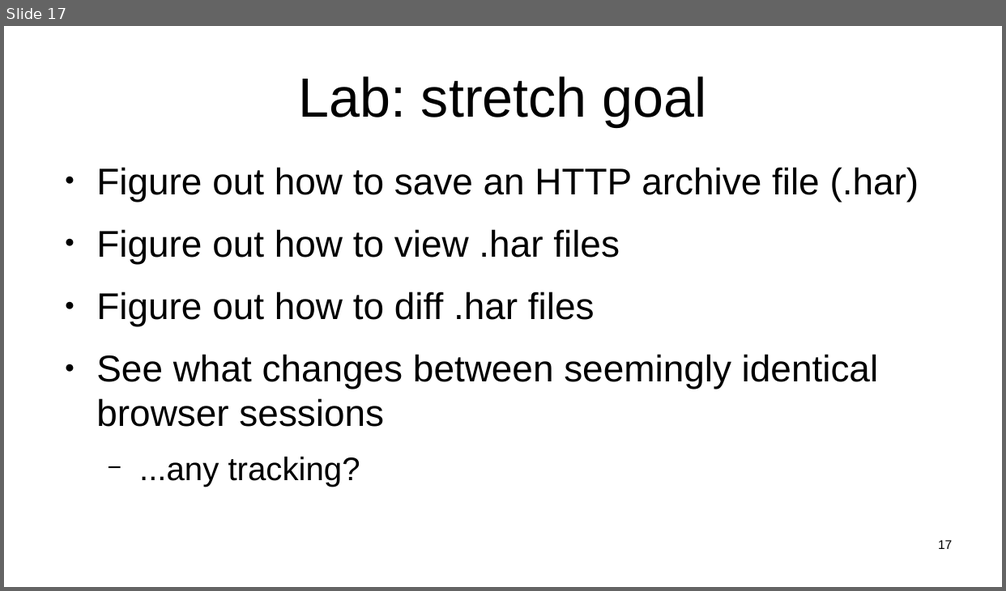
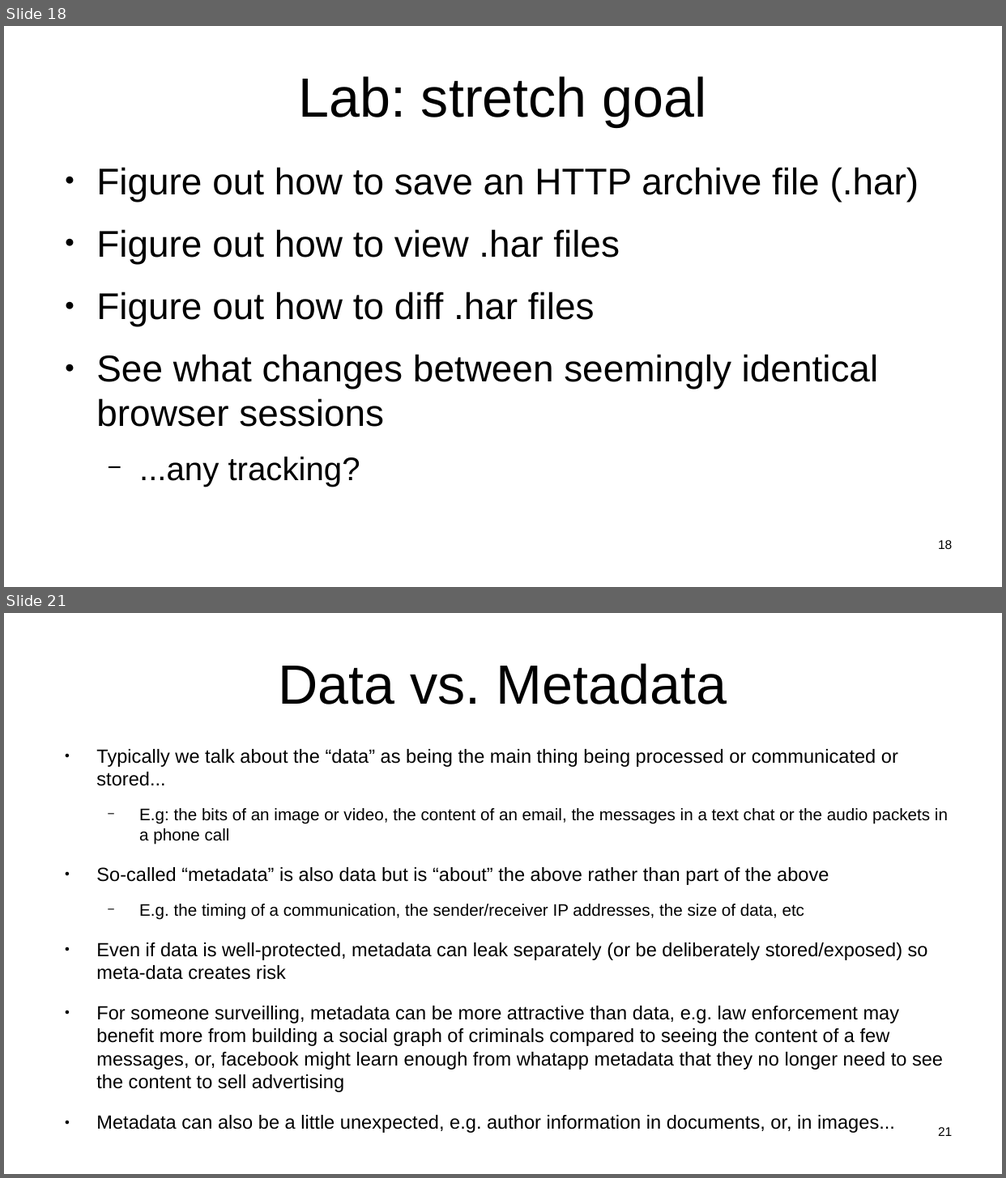
Before and after one commit to sftcd/witidtm, a slide deck: lectures/2021-2022/labs.odp. Shown one above the other, each under a label of ours: slide 17 before the commit, slides 18 and 21 after it; the slides between them are not shown. The pictures are 1006x591 and 1006x1178 pixels, drawn with LibreOffice and Linux fonts; fonts in the diff are those of the drawing. Boxes give left, top, right and bottom in pixels: in the first picture for what was removed or moved away, otherwise in the second. Text is boxed around its words. In the diff, an @@ line names an element or a change of style, - is before the commit and + after.

```diff
--- a/lectures/2021-2022/labs.odp
+++ b/lectures/2021-2022/labs.odp
@@ slide 21 added at (4, 613, 1002, 1174), background #FFFFFF @@
@@ title added at (279, 663, 727, 705), 44 pt, text #000000 @@
+Data vs. Metadata
@@ text added at (96, 749, 948, 1133), 15.2 pt, text #000000 @@
+● Typically we talk about the “data” as being the main thing being processed or communicated or stored...
+  − E.g: the bits of an image or video, the content of an email, the messages in a text chat or the audio packets in a phone call
+● So-called “metadata” is also data but is “about” the above rather than part of the above
+  − E.g. the timing of a communication, the sender/receiver IP addresses, the size of data, etc
+● Even if data is well-protected, metadata can leak separately (or be deliberately stored/exposed) so meta-data creates risk
+● For someone surveilling, metadata can be more attractive than data, e.g. law enforcement may benefit more from building a social graph of criminals compared to seeing the content of a few messages, or, facebook might learn enough from whatapp metadata that they no longer need to see the content to sell advertising
+● Metadata can also be a little unexpected, e.g. author information in documents, or, in images...
@@ page number added at (938, 1127, 952, 1136), 10 pt, text #000000 @@
+21
@@ what was slide 17 is now slide 18 @@
@@ page number at (938, 540, 952, 549): text changed @@
-17
+18
```
Also in this commit, not shown: 1 slide changed, 10 other slides added, 3 other files.
